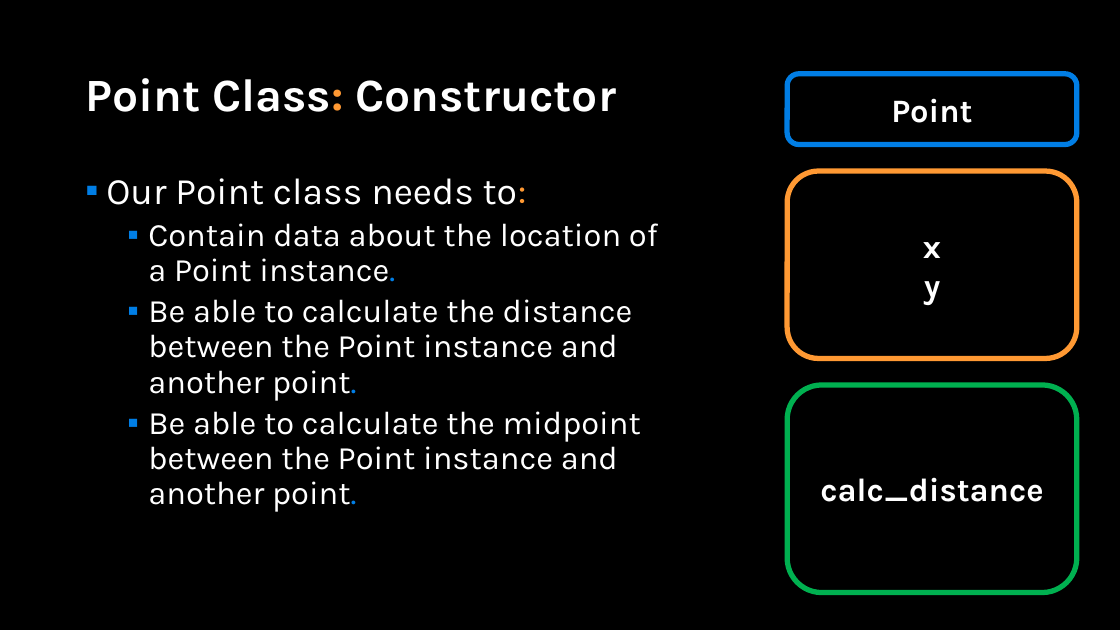
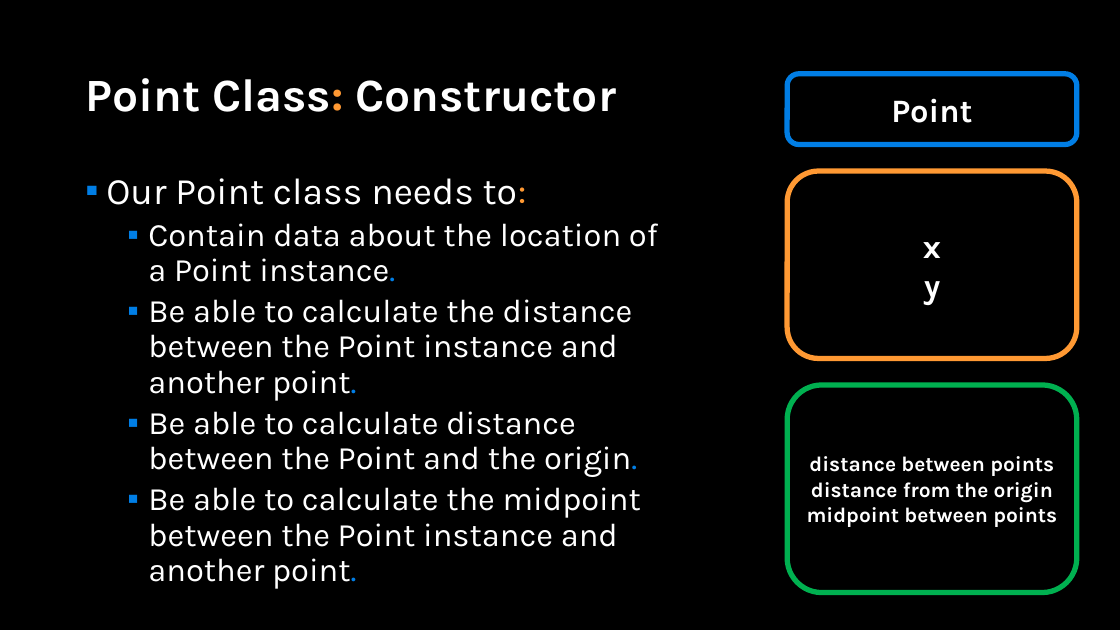
Before and after one commit to APS106/APS106-winter-2022-material, a slide deck: slide 30 of lectures/week10/lecture2/slides/week10_lecture2.pptx (slide 20 before the commit). Drawn at 1120x630 pixels with LibreOffice and Linux fonts; fonts in the diff are those of the drawing; background and template pictures are left out. Boxes give left, top, right and bottom in pixels: in the first picture for what was removed or moved away, otherwise in the second. Text is boxed around its words. In the diff, an @@ line names an element or a change of style, - is before the commit and + after.

```diff
--- a/lectures/week10/lecture2/slides/week10_lecture2.pptx
+++ b/lectures/week10/lecture2/slides/week10_lecture2.pptx
@@ text at (x1=148, y1=411, x2=637, y2=477): paragraph added @@
+  ▪ Be able to calculate distance between the Point and the origin.
@@ text in rounded rectangle at (x1=807, y1=456, x2=1057, y2=527): text changed; size 28 to 18 pt @@
-calc_distance
+distance between points
+distance from the origin
+midpoint between points
```
Also in this commit, not shown: 4 other slides changed, 13 slides added, 1 other file.
